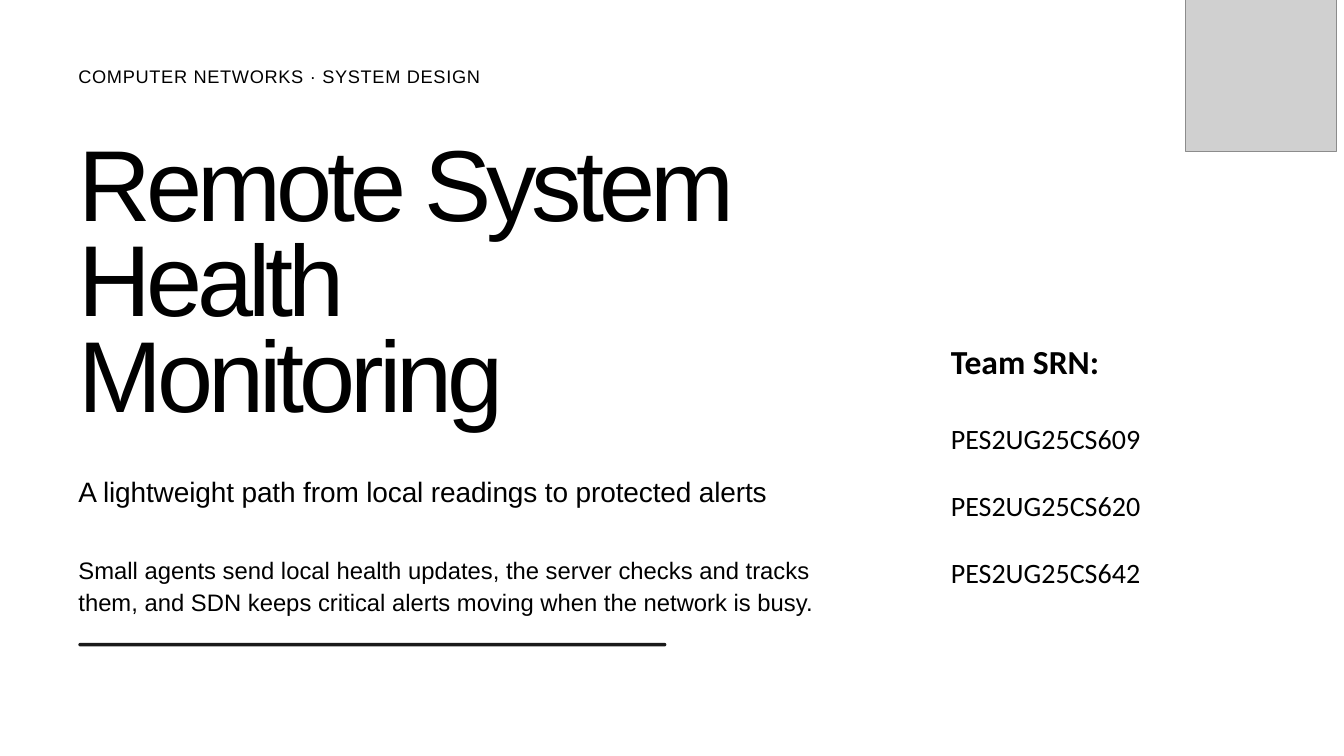
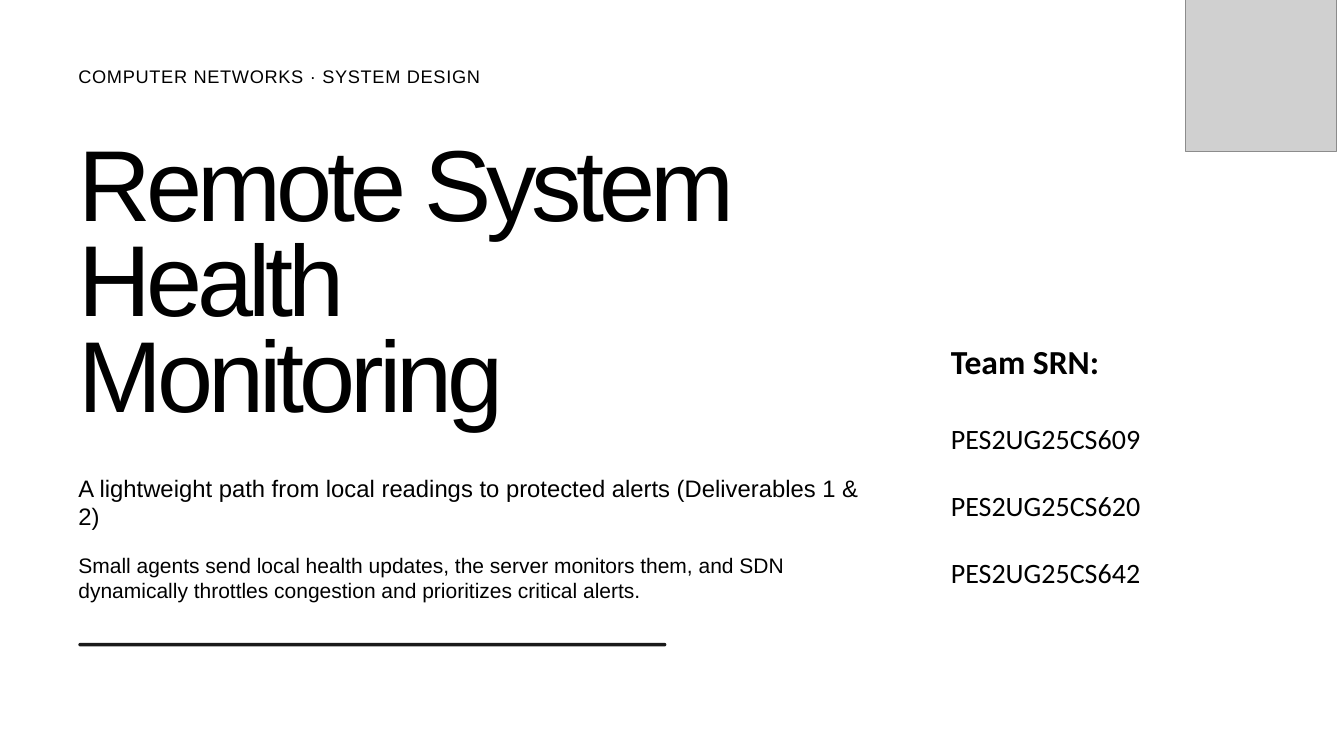
Before and after one commit to Y-astro/cn-miniproject, a slide deck: slide 1 of docs/Remote-System-Health-Monitoring.pptx. Drawn at 1344x756 pixels with LibreOffice and Linux fonts; fonts in the diff are those of the drawing; grey boxes stand for pictures; background and template pictures are left out. Boxes give left, top, right and bottom in pixels: in the first picture for what was removed or moved away, otherwise in the second. Text is boxed around its words. In the diff, an @@ line names an element or a change of style, - is before the commit and + after.

```diff
--- a/docs/Remote-System-Health-Monitoring.pptx
+++ b/docs/Remote-System-Health-Monitoring.pptx
@@ text at <box>78,479,835,502</box>: text changed; size 20 to 17 pt @@
-A lightweight path from local readings to protected alerts
+A lightweight path from local readings to protected alerts (Deliverables 1 & 2)
@@ text at <box>78,557,783,603</box>: text changed; size 17 to 15 pt @@
-Small agents send local health updates, the server checks and tracks them, and SDN keeps critical alerts moving when the network is busy.
+Small agents send local health updates, the server monitors them, and SDN dynamically throttles congestion and prioritizes critical alerts.
```
Also in this commit, not shown: 4 other slides changed, 1 slide added, 4 other files.
